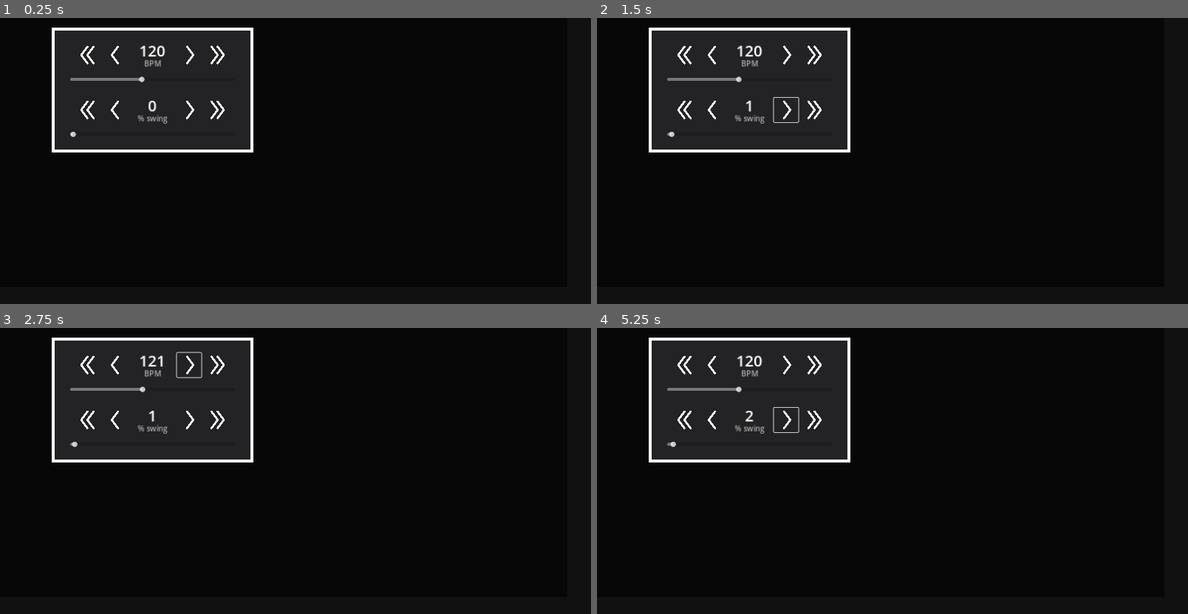
Above: before the commit, frames 1-4 (two rows, left to right).
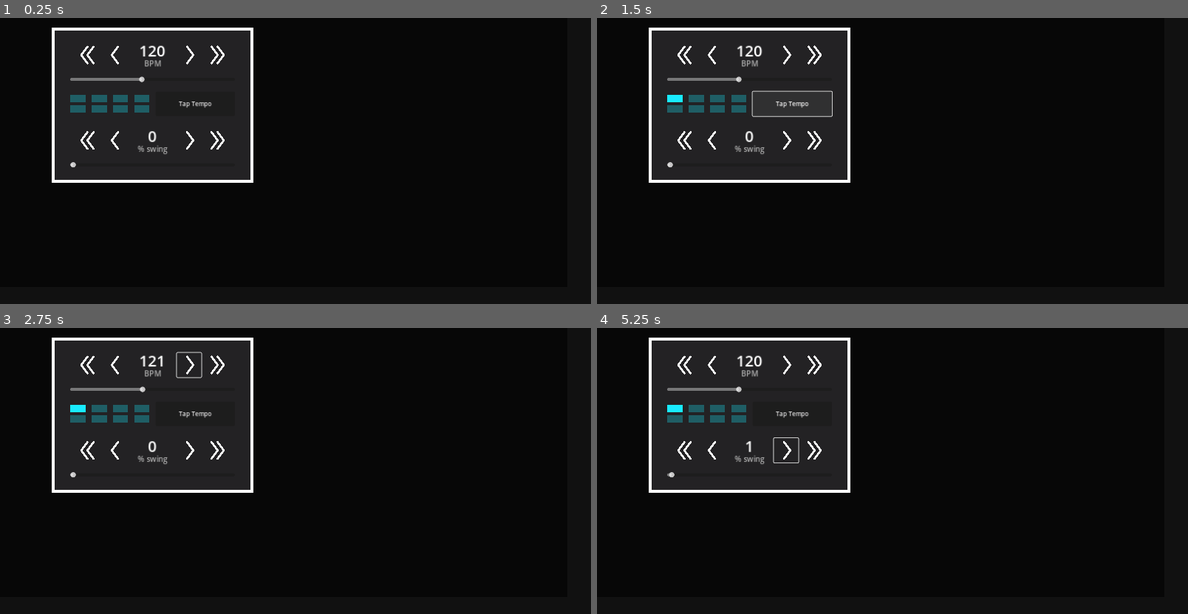
Above: after the commit, the same moments.

Repository: JulienToumieh/bsteppr
Game: Godot game, scene res://scenes/edit_tempo_popup.tscn
Two runs of this game, one before a commit and one after it. Both use one fixed random seed, a clock stepped at 60 frames per second and the inputs below. This scene is started directly instead of the project's main scene.
Inputs (mouse positions are in pixels of both pictures, inside the frame that each line leads up to; where the layout moved, square brackets give the same spot in the first picture):
- Up to frame 1 (0.25 s): no input
- Up to frame 2 (1.5 s): click (750, 106) [750, 89] at 0.5 s; click (792, 103) at 1.25 s, where only the run after the commit has a clickable "Tap Tempo"
- Up to frame 3 (2.75 s): click (189, 365) at 2 s
- Up to frame 4 (5.25 s): click (815, 365) at 2.75 s; click (685, 365) at 3.5 s; click (715, 365) at 4.25 s; click (786, 450) [786, 419] at 5 s

The runs differ from the first frame. In frame 1, 4.8% of the frame differs, in the area x 8-43%, y 26-58%; in frame 2, 5.0%, in the area x 8-43%, y 25-58%; in frame 3, 4.8%; in frame 4, 4.9%.

Commit message:
Added tap tempo button

Diff:
--- a/scenes/edit_tempo_popup.gd
+++ b/scenes/edit_tempo_popup.gd
@@ -6,6 +6,8 @@
 var minTempo = 20
 var maxTempo = 250
 
+var tapTempoVals = []
+
 func _ready():
 	position = get_viewport().get_size() / 2
 	get_node("TempoSlider").min_value = minTempo
@@ -13,7 +15,39 @@
 	bpm = Globals.bpm
 	swing = Globals.swing
 	updateGlobal()
+	tapTempoIndicator()
 
+func tapTempo():
+	tapTempoVals.append(Time.get_ticks_msec())
+	var subs = []
+	if tapTempoVals.size() >= 2:
+		for i in range(tapTempoVals.size()):
+			if i+1 != tapTempoVals.size():
+				subs.append(tapTempoVals[i+1] - tapTempoVals[i])
+		bpm = int(60000/average(subs))
+		updateGlobal()
+
+	tapTempoIndicator()
+
+
+	if tapTempoVals.size() == 8:
+		subs.clear()
+		tapTempoVals.clear()
+
+
+func average(numbers: Array) -> float:
+	if numbers.size() == 0:
+		return 0.0
+
+	var total_sum = numbers.reduce(func(accum, number): return accum + number, 0)
+	return total_sum / numbers.size()
+
+func tapTempoIndicator():
+	for i in range(8):
+		if i < tapTempoVals.size():
+			get_node("TapTempoIndicator/P" + str(i+1)).modulate.a = 1
+		else:
+			get_node("TapTempoIndicator/P" + str(i+1)).modulate.a = 0.3
 
 func _on_close_popup_pressed():
 	Globals.bpm = bpm
--- a/scenes/edit_tempo_popup.tscn
+++ b/scenes/edit_tempo_popup.tscn
@@ -5,6 +5,7 @@
 [ext_resource type="Texture2D" uid="uid://n5533s2q5oj2" path="res://assets/arrow line.svg" id="3_8slsu"]
 
 [node name="EditTempoPopup" type="Node2D"]
+position = Vector2(0, -48)
 script = ExtResource("1_1wo6j")
 
 [node name="ClosePopup" type="Button" parent="."]
@@ -24,17 +25,18 @@
 offset_left = -264.0
 offset_top = -168.0
 offset_right = 264.0
-offset_bottom = 160.0
+offset_bottom = 240.0
+metadata/_edit_use_anchors_ = true
 
 [node name="1Px2" type="Sprite2D" parent="."]
-position = Vector2(-9.05991e-06, -3.99998)
-scale = Vector2(528, 328)
+position = Vector2(-9.05991e-06, 36)
+scale = Vector2(528, 408)
 texture = ExtResource("2_i6y0g")
 
 [node name="1Px" type="Sprite2D" parent="."]
 modulate = Color(0.1365, 0.133, 0.14, 1)
-position = Vector2(0, -3.99997)
-scale = Vector2(512, 312)
+position = Vector2(0, 36)
+scale = Vector2(512, 392)
 texture = ExtResource("2_i6y0g")
 
 [node name="TempoSlider" type="HSlider" parent="."]
@@ -42,12 +44,14 @@
 offset_top = -40.0
 offset_right = 216.0
 offset_bottom = -24.0
+metadata/_edit_use_anchors_ = true
 
 [node name="SwingSlider" type="HSlider" parent="."]
 offset_left = -216.0
-offset_top = 104.0
+offset_top = 184.0
 offset_right = 216.0
-offset_bottom = 120.0
+offset_bottom = 200.0
+metadata/_edit_use_anchors_ = true
 
 [node name="BPMLabel" type="Label" parent="."]
 offset_left = -64.0
@@ -58,16 +62,18 @@
 text = "100"
 horizontal_alignment = 1
 vertical_alignment = 1
+metadata/_edit_use_anchors_ = true
 
 [node name="SwingLabel" type="Label" parent="."]
 offset_left = -64.0
-offset_top = 8.0
-offset_right = 64.0
-offset_bottom = 64.0
+offset_top = 88.0
+offset_right = 64.0
+offset_bottom = 144.0
 theme_override_font_sizes/font_size = 40
 text = "0"
 horizontal_alignment = 1
 vertical_alignment = 1
+metadata/_edit_use_anchors_ = true
 
 [node name="Label2" type="Label" parent="."]
 modulate = Color(0.683128, 0.683128, 0.683128, 1)
@@ -79,17 +85,19 @@
 text = "BPM"
 horizontal_alignment = 1
 vertical_alignment = 1
+metadata/_edit_use_anchors_ = true
 
 [node name="Label4" type="Label" parent="."]
 modulate = Color(0.683128, 0.683128, 0.683128, 1)
 offset_left = -64.0
-offset_top = 56.0
-offset_right = 64.0
-offset_bottom = 84.0
+offset_top = 136.0
+offset_right = 64.0
+offset_bottom = 164.0
 theme_override_font_sizes/font_size = 20
 text = "% swing"
 horizontal_alignment = 1
 vertical_alignment = 1
+metadata/_edit_use_anchors_ = true
 
 [node name="ButtonArrows" type="Node2D" parent="."]
 position = Vector2(0, 8.00003)
@@ -131,37 +139,37 @@
 texture = ExtResource("3_8slsu")
 
 [node name="ArrowLine7" type="Sprite2D" parent="ButtonArrows"]
-position = Vector2(96, 40)
+position = Vector2(96, 120)
 rotation = 1.5708
 scale = Vector2(0.229958, 0.229958)
 texture = ExtResource("3_8slsu")
 
 [node name="ArrowLine8" type="Sprite2D" parent="ButtonArrows"]
-position = Vector2(160, 40)
+position = Vector2(160, 120)
 rotation = 1.5708
 scale = Vector2(0.229958, 0.229958)
 texture = ExtResource("3_8slsu")
 
 [node name="ArrowLine9" type="Sprite2D" parent="ButtonArrows"]
-position = Vector2(176, 40)
+position = Vector2(176, 120)
 rotation = 1.5708
 scale = Vector2(0.229958, 0.229958)
 texture = ExtResource("3_8slsu")
 
 [node name="ArrowLine10" type="Sprite2D" parent="ButtonArrows"]
-position = Vector2(-176, 40)
+position = Vector2(-176, 120)
 rotation = 4.71239
 scale = Vector2(0.229958, 0.229958)
 texture = ExtResource("3_8slsu")
 
 [node name="ArrowLine11" type="Sprite2D" parent="ButtonArrows"]
-position = Vector2(-160, 40)
+position = Vector2(-160, 120)
 rotation = 4.71239
 scale = Vector2(0.229958, 0.229958)
 texture = ExtResource("3_8slsu")
 
 [node name="ArrowLine12" type="Sprite2D" parent="ButtonArrows"]
-position = Vector2(-96, 40)
+position = Vector2(-96, 120)
 rotation = 4.71239
 scale = Vector2(0.229958, 0.229958)
 texture = ExtResource("3_8slsu")
@@ -174,50 +182,109 @@
 offset_right = -8.0
 offset_bottom = 64.0
 flat = true
+metadata/_edit_use_anchors_ = true
 
 [node name="IncreaseTempo2" type="Button" parent="Buttons"]
 offset_right = 64.0
 offset_bottom = 64.0
 flat = true
+metadata/_edit_use_anchors_ = true
 
 [node name="DecreaseTempo2" type="Button" parent="Buttons"]
 offset_left = -336.0
 offset_right = -272.0
 offset_bottom = 64.0
 flat = true
+metadata/_edit_use_anchors_ = true
 
 [node name="DecreaseTempo" type="Button" parent="Buttons"]
 offset_left = -264.0
 offset_right = -200.0
 offset_bottom = 64.0
 flat = true
+metadata/_edit_use_anchors_ = true
 
 [node name="IncreaseSwing" type="Button" parent="Buttons"]
 offset_left = -72.0
-offset_top = 144.0
+offset_top = 224.0
 offset_right = -8.0
-offset_bottom = 208.0
-flat = true
+offset_bottom = 288.0
+flat = true
+metadata/_edit_use_anchors_ = true
 
 [node name="IncreaseSwing2" type="Button" parent="Buttons"]
-offset_top = 144.0
-offset_right = 64.0
-offset_bottom = 208.0
-flat = true
+offset_top = 224.0
+offset_right = 64.0
+offset_bottom = 288.0
+flat = true
+metadata/_edit_use_anchors_ = true
 
 [node name="DecreaseSwing2" type="Button" parent="Buttons"]
 offset_left = -336.0
-offset_top = 144.0
+offset_top = 224.0
 offset_right = -272.0
-offset_bottom = 208.0
-flat = true
+offset_bottom = 288.0
+flat = true
+metadata/_edit_use_anchors_ = true
 
 [node name="DecreaseSwing" type="Button" parent="Buttons"]
 offset_left = -264.0
-offset_top = 144.0
+offset_top = 224.0
 offset_right = -200.0
-offset_bottom = 208.0
-flat = true
+offset_bottom = 288.0
+flat = true
+metadata/_edit_use_anchors_ = true
+
+[node name="TapTempo" type="Button" parent="Buttons"]
+offset_left = -128.0
+offset_top = 128.0
+offset_right = 80.0
+offset_bottom = 192.0
+text = "Tap Tempo"
+metadata/_edit_use_anchors_ = true
+
+[node name="TapTempoIndicator" type="Node2D" parent="."]
+modulate = Color(0.0946502, 0.92176, 1, 1)
+
+[node name="P1" type="Sprite2D" parent="TapTempoIndicator"]
+position = Vector2(-196, 18)
+scale = Vector2(40, 20)
+texture = ExtResource("2_i6y0g")
+
+[node name="P5" type="Sprite2D" parent="TapTempoIndicator"]
+position = Vector2(-196, 46)
+scale = Vector2(40, 20)
+texture = ExtResource("2_i6y0g")
+
+[node name="P2" type="Sprite2D" parent="TapTempoIndicator"]
+position = Vector2(-140, 18)
+scale = Vector2(40, 20)
+texture = ExtResource("2_i6y0g")
+
+[node name="P6" type="Sprite2D" parent="TapTempoIndicator"]
+position = Vector2(-140, 46)
+scale = Vector2(40, 20)
+texture = ExtResource("2_i6y0g")
+
+[node name="P3" type="Sprite2D" parent="TapTempoIndicator"]
+position = Vector2(-84, 18)
+scale = Vector2(40, 20)
+texture = ExtResource("2_i6y0g")
+
+[node name="P7" type="Sprite2D" parent="TapTempoIndicator"]
+position = Vector2(-84, 46)
+scale = Vector2(40, 20)
+texture = ExtResource("2_i6y0g")
+
+[node name="P4" type="Sprite2D" parent="TapTempoIndicator"]
+position = Vector2(-28, 18)
+scale = Vector2(40, 20)
+texture = ExtResource("2_i6y0g")
+
+[node name="P8" type="Sprite2D" parent="TapTempoIndicator"]
+position = Vector2(-28, 46)
+scale = Vector2(40, 20)
+texture = ExtResource("2_i6y0g")
 
 [connection signal="pressed" from="ClosePopup" to="." method="_on_close_popup_pressed"]
 [connection signal="value_changed" from="TempoSlider" to="." method="_on_tempo_slider_value_changed"]
@@ -230,3 +297,4 @@
 [connection signal="pressed" from="Buttons/IncreaseSwing2" to="." method="_on_increase_swing_2_pressed"]
 [connection signal="pressed" from="Buttons/DecreaseSwing2" to="." method="_on_decrease_swing_2_pressed"]
 [connection signal="pressed" from="Buttons/DecreaseSwing" to="." method="_on_decrease_swing_pressed"]
+[connection signal="pressed" from="Buttons/TapTempo" to="." method="tapTempo"]
